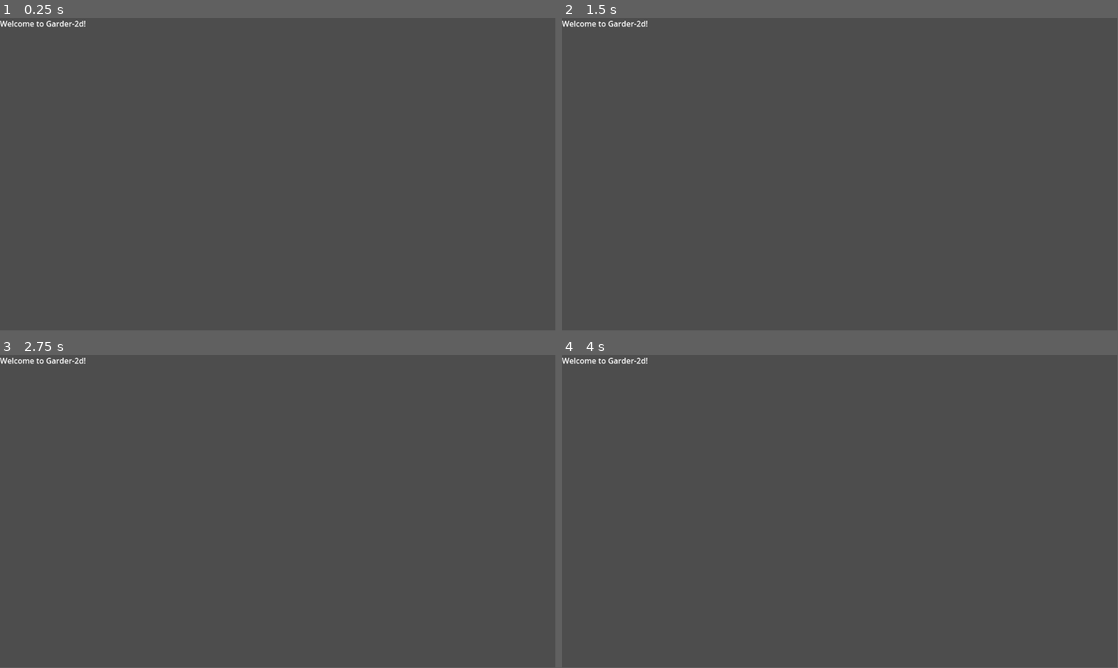
Above: before the commit, frames 1-4 (two rows, left to right).
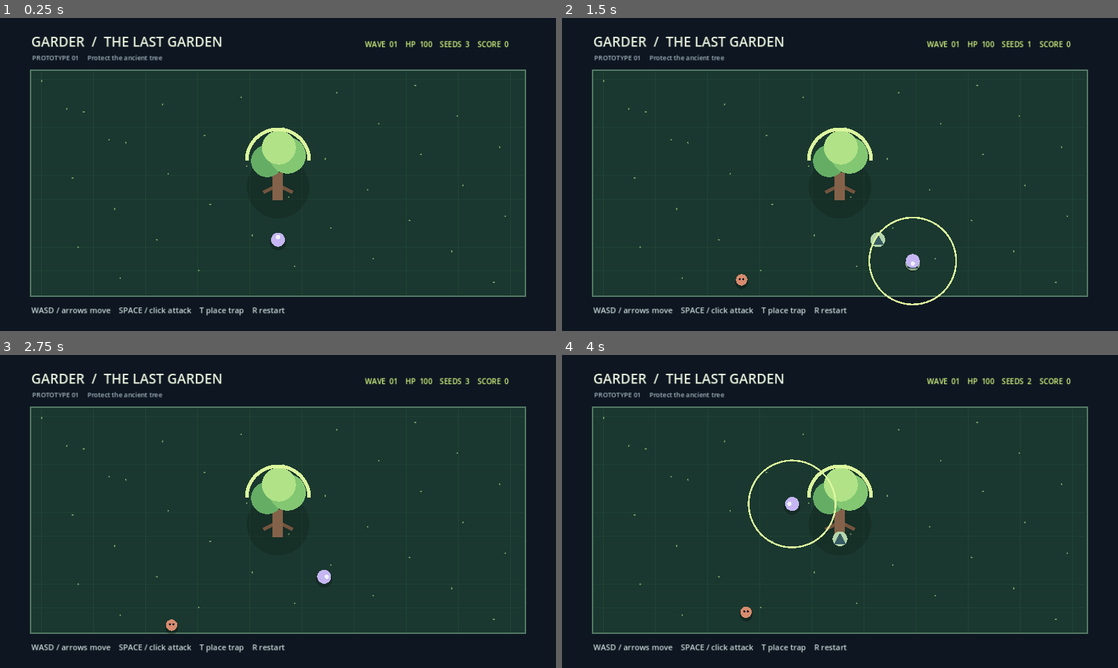
Above: after the commit, the same moments.

Repository: safal207/Garder-2d
Game: Godot game, scene res://scenes/Main.tscn
Same seed, same stepped clock (60 frames per second), same inputs: the game is played once before the commit and once after it.
Inputs (mouse positions are in pixels of both pictures, inside the frame that each line leads up to):
- Up to frame 1 (0.25 s): no input
- Up to frame 2 (1.5 s): tap Enter at 0.5 s; move the mouse to (962, 158) at 0.52 s; hold Right (ui_right) 0.53-1.28 s; tap R at 0.6 s; click (962, 158) at 0.67 s; tap Space at 0.77, 1.07 s; tap T at 0.8, 1.35 s; move the mouse to (728, 190) at 1.27 s; hold Down (ui_down) from 1.28 s (still down); click (728, 190) at 1.42 s
- Up to frame 3 (2.75 s): tap Space at 1.52, 1.55, 1.82, 2.1 s; move the mouse to (333, 442) at 2.02 s; release Down (ui_down) at 2.03 s; hold Right (ui_right) from 2.03 s (still down); click (333, 442) at 2.17 s; tap R at 2.3 s
- Up to frame 4 (4 s): move the mouse to (812, 574) at 2.77 s; release Right (ui_right) at 2.78 s; hold Up (ui_up) 2.78-3.53 s; tap R at 2.85 s; click (812, 574) at 2.92 s; tap Space at 3.02, 3.32, 3.77, 3.8 s; tap T at 3.05, 3.6 s; move the mouse to (1006, 558) at 3.52 s; hold Left (ui_left) from 3.53 s (still down); click (1006, 558) at 3.67 s
In our replay, the window is 799x449 before the commit and 800x450 after it. These sizes can differ from the game's own. Grey fills any space a smaller window leaves; there, only what the larger window draws over its background counts as a difference.

The runs differ from the first frame. In frame 1, 99% of the frame differs, in the area x 0-100%, y 0-100%; in frame 2, 99%; in frame 3, 99%; in frame 4, 99%.

Commit message:
Ship first playable Garder game with verified screenshot and smoke tests
* Add isolated deterministic wave, damage and collision rules

* Add Godot headless regression smoke for waves, collision and reset

* Implement playable garden defense: movement, spawning, attacks, traps and restart

* Replace placeholder label with playable Garden scene

* Set Godot 4.2 compatibility renderer and fixed 16:9 viewport

* Document real playable garden prototype, controls and honest current scope

* Separate implemented Garder vertical slice from future roadmap

* CI: verify playable Godot game and capture authentic PNG screenshot

* Capture real Godot Garder gameplay screenshot

---------

Co-authored-by: github-actions[bot] <41898282+github-actions[bot]@users.noreply.github.com>

Diff:
--- a/project.godot
+++ b/project.godot
@@ -1,12 +1,17 @@
-; Engine configuration file.
-; This file was hand-edited due to the Godot editor being unavailable in the environment.
-
+; Godot 4.2 playable prototype configuration.
 config_version=5
 
 [application]
-config/name="Garder-2d"
+config/name="Garder — The Last Garden"
 run/main_scene="res://scenes/Main.tscn"
-config/features=PackedStringArray("4.0")
+config/features=PackedStringArray("4.2", "GL Compatibility")
+
+[display]
+window/size/viewport_width=1280
+window/size/viewport_height=720
+window/stretch/mode="canvas_items"
 
 [rendering]
-renderer/rendering_method="forward_plus"
+renderer/rendering_method="gl_compatibility"
+renderer/rendering_method.mobile="gl_compatibility"
+textures/default_filters/use_nearest_mipmap_filter=false
--- a/scenes/Main.tscn
+++ b/scenes/Main.tscn
@@ -1,9 +1,6 @@
 [gd_scene load_steps=2 format=3]
 
-[ext_resource type="Script" path="res://scripts/Main.gd" id="1_jv53d"]
+[ext_resource type="Script" path="res://scripts/Main.gd" id="1_game"]
 
 [node name="Main" type="Node2D"]
-script = ExtResource("1_jv53d")
-
-[node name="Label" type="Label" parent="."]
-text = "Welcome to Garder-2d!"
+script = ExtResource("1_game")
--- /dev/null
+++ b/scripts/GardenRules.gd
@@ -0,0 +1,22 @@
+extends RefCounted
+## Deterministic game rules, intentionally independent of graphics and input.
+
+const ARENA := Rect2(70.0, 120.0, 1140.0, 520.0)
+
+static func wave_enemy_count(wave: int) -> int:
+    return mini(22, maxi(1, wave) * 2 + 2)
+
+
+static func clamp_player(position: Vector2) -> Vector2:
+    return Vector2(
+        clampf(position.x, ARENA.position.x + 18.0, ARENA.end.x - 18.0),
+        clampf(position.y, ARENA.position.y + 18.0, ARENA.end.y - 18.0)
+    )
+
+
+static func damage(current_health: int, amount: int) -> int:
+    return maxi(0, current_health - maxi(0, amount))
+
+
+static func can_attack(player_position: Vector2, enemy_position: Vector2) -> bool:
+    return player_position.distance_to(enemy_position) <= 100.0
--- a/scripts/Main.gd
+++ b/scripts/Main.gd
@@ -1,6 +1,243 @@
 extends Node2D
-
-## Simple entry script for the starting scene.
+## Garder-2d: first playable solo vertical slice.
+## Everything drawn in code: no third-party art, music or cloud services.
+
+const Rules = preload("res://scripts/GardenRules.gd")
+const CENTER := Vector2(640.0, 367.0)
+const PLAYER_SPEED := 245.0
+const FONT_SIZE := 17
+
+var rng := RandomNumberGenerator.new()
+var player_position := Vector2(640.0, 510.0)
+var tree_health := 100
+var wave := 1
+var score := 0
+var seeds := 3
+var spawn_remaining := 0
+var spawn_timer := 0.0
+var next_wave_timer := 0.0
+var player_facing := Vector2.UP
+var enemies: Array[Dictionary] = []
+var traps: Array[Vector2] = []
+var game_over := false
+var attack_flash := 0.0
+var time_elapsed := 0.0
+var screenshot_path := ""
+
+
 func _ready() -> void:
-    # Placeholder for initialization logic.
-    pass
+    rng.seed = 2207
+    restart()
+    screenshot_path = OS.get_environment("GARDER_SCREENSHOT_PATH")
+    if not screenshot_path.is_empty():
+        call_deferred("_capture_screenshot")
+
+
+func restart() -> void:
+    rng.seed = 2207
+    player_position = Vector2(640.0, 510.0)
+    tree_health = 100
+    wave = 1
+    score = 0
+    seeds = 3
+    game_over = false
+    attack_flash = 0.0
+    time_elapsed = 0.0
+    enemies.clear()
+    traps.clear()
+    _start_wave()
+    queue_redraw()
+
+
+func _start_wave() -> void:
+    spawn_remaining = Rules.wave_enemy_count(wave)
+    spawn_timer = 0.35
+    next_wave_timer = 0.0
+
+
+func _physics_process(delta: float) -> void:
+    if game_over:
+        return
+
+    time_elapsed += delta
+    attack_flash = maxf(0.0, attack_flash - delta)
+    var move := Input.get_vector("ui_left", "ui_right", "ui_up", "ui_down")
+    if Input.is_key_pressed(KEY_A):
+        move.x -= 1.0
+    if Input.is_key_pressed(KEY_D):
+        move.x += 1.0
+    if Input.is_key_pressed(KEY_W):
+        move.y -= 1.0
+    if Input.is_key_pressed(KEY_S):
+        move.y += 1.0
+    if move.length_squared() > 0.0:
+        move = move.normalized()
+        player_facing = move
+        player_position = Rules.clamp_player(player_position + move * PLAYER_SPEED * delta)
+
+    if spawn_remaining > 0:
+        spawn_timer -= delta
+        if spawn_timer <= 0.0:
+            _spawn_enemy()
+            spawn_remaining -= 1
+            spawn_timer = 1.25
+
+    for i in range(enemies.size() - 1, -1, -1):
+        var enemy: Dictionary = enemies[i]
+        var position: Vector2 = enemy["position"]
+        position = position.move_toward(CENTER, float(enemy["speed"]) * delta)
+        enemy["position"] = position
+
+        var hit_trap := false
+        for t in range(traps.size() - 1, -1, -1):
+            if position.distance_to(traps[t]) <= 22.0:
+                traps.remove_at(t)
+                hit_trap = true
+                score += 10
+                if score % 30 == 0:
+                    seeds += 1
+                break
+        if hit_trap:
+            enemies.remove_at(i)
+            continue
+        if position.distance_to(CENTER) < 45.0:
+            tree_health = Rules.damage(tree_health, 9)
+            enemies.remove_at(i)
+            if tree_health <= 0:
+                game_over = true
+
+    if not game_over and enemies.is_empty() and spawn_remaining == 0:
+        if next_wave_timer <= 0.0:
+            next_wave_timer = 2.4
+        else:
+            next_wave_timer -= delta
+            if next_wave_timer <= 0.0:
+                wave += 1
+                seeds += 1
+                _start_wave()
+    queue_redraw()
+
+
+func _spawn_enemy() -> void:
+    var edge := rng.randi_range(0, 3)
+    var pos := CENTER
+    match edge:
+        0:
+            pos = Vector2(Rules.ARENA.position.x + 15.0, rng.randf_range(145.0, 610.0))
+        1:
+            pos = Vector2(Rules.ARENA.end.x - 15.0, rng.randf_range(145.0, 610.0))
+        2:
+            pos = Vector2(rng.randf_range(95.0, 1180.0), Rules.ARENA.position.y + 15.0)
+        _:
+            pos = Vector2(rng.randf_range(95.0, 1180.0), Rules.ARENA.end.y - 15.0)
+    enemies.append({"position": pos, "speed": 54.0 + minf(60.0, wave * 5.0)})
+
+
+func attack() -> void:
+    if game_over:
+        return
+    attack_flash = 0.2
+    for i in range(enemies.size() - 1, -1, -1):
+        var position: Vector2 = enemies[i]["position"]
+        if Rules.can_attack(player_position, position):
+            enemies.remove_at(i)
+            score += 10
+            if score % 30 == 0:
+                seeds += 1
+    queue_redraw()
+
+
+func place_trap() -> void:
+    if game_over or seeds <= 0:
+        return
+    if player_position.distance_to(CENTER) < 58.0:
+        return
+    var p := Rules.clamp_player(player_position + player_facing * 38.0)
+    for other in traps:
+        if p.distance_to(other) < 30.0:
+            return
+    traps.append(p)
+    seeds -= 1
+    queue_redraw()
+
+
+func _unhandled_input(event: InputEvent) -> void:
+    if event is InputEventKey:
+        var key: InputEventKey = event
+        if key.pressed and not key.echo:
+            if key.keycode == KEY_R:
+                restart()
+            elif key.keycode == KEY_SPACE:
+                attack()
+            elif key.keycode == KEY_T:
+                place_trap()
+    elif event is InputEventMouseButton:
+        var click: InputEventMouseButton = event
+        if click.pressed and click.button_index == MOUSE_BUTTON_LEFT:
+            attack()
+
+
+func _draw() -> void:
+    draw_rect(Rect2(Vector2.ZERO, Vector2(1280.0, 720.0)), Color("#0e1721"))
+    draw_rect(Rules.ARENA, Color("#1a382f"), true)
+    draw_rect(Rules.ARENA, Color("#547a65"), false, 3.0)
+
+    # Mowed rows and small seed-like details make the field legible without assets.
+    for x in range(95, 1200, 60):
+        draw_line(Vector2(float(x), 123.0), Vector2(float(x), 638.0), Color(0.20, 0.39, 0.30, 0.29), 1.0)
+    for y in range(142, 640, 55):
+        draw_line(Vector2(74.0, float(y)), Vector2(1205.0, float(y)), Color(0.19, 0.38, 0.28, 0.25), 1.0)
+    for i in range(36):
+        var pos := Vector2(96.0 + float((i * 97) % 1080), 145.0 + float((i * 71) % 470))
+        draw_circle(pos, 2.0, Color("#6b9363"))
+
+    # Heart of the garden: tree, exposed roots and visible health ring.
+    draw_circle(CENTER + Vector2(0, 22), 72.0, Color(0, 0, 0, 0.16))
+    for direction in [Vector2(-1.0, 1.0), Vector2(1.0, 1.0)]:
+        draw_line(CENTER + Vector2(0, 18), CENTER + direction * 34.0, Color("#74543f"), 8.0)
+    draw_rect(Rect2(CENTER + Vector2(-12, -12), Vector2(24, 65)), Color("#846249"))
+    draw_circle(CENTER + Vector2(-25, -38), 37.0, Color("#65ad65"))
+    draw_circle(CENTER + Vector2(22, -51), 42.0, Color("#83c773"))
+    draw_circle(CENTER + Vector2(2, -69), 39.0, Color("#b1e287"))
+    draw_arc(CENTER + Vector2(0, -39), 72.0, PI, TAU, 48, Color("#4a6865"), 8.0)
+    draw_arc(CENTER + Vector2(0, -39), 72.0, PI, PI + PI * float(tree_health) / 100.0, 48, Color("#dcf69e"), 8.0)
+
+    # Traps, enemies and player — all rendered as native vector geometry.
+    for trap_pos in traps:
+        draw_circle(trap_pos, 17.0, Color("#b5d5ac"))
+        draw_colored_polygon(PackedVector2Array([
+            trap_pos + Vector2(0, -14), trap_pos + Vector2(14, 12),
+            trap_pos + Vector2(-14, 12)]), Color("#385c63"))
+    for enemy in enemies:
+        var p: Vector2 = enemy["position"]
+        draw_circle(p + Vector2(0, 6), 15.0, Color(0, 0, 0, 0.28))
+        draw_circle(p, 13.0, Color("#d78b6e"))
+        draw_circle(p + Vector2(-4, -2), 2.5, Color("#201d2a"))
+        draw_circle(p + Vector2(4, -2), 2.5, Color("#201d2a"))
+    draw_circle(player_position + Vector2(0, 6), 19.0, Color(0, 0, 0, 0.24))
+    draw_circle(player_position, 16.0, Color("#c5b6f3"))
+    draw_circle(player_position + player_facing * 6.0, 5.0, Color("#f0f2fa"))
+    if attack_flash > 0.0:
+        draw_arc(player_position, 100.0, 0.0, TAU, 56, Color("#dcf69e"), 4.0)
+
+    var font: Font = ThemeDB.fallback_font
+    draw_string(font, Vector2(72, 66), "GARDER  /  THE LAST GARDEN", HORIZONTAL_ALIGNMENT_LEFT, -1, 31, Color("#e8f1dc"))
+    draw_string(font, Vector2(74, 97), "PROTOTYPE 01     Protect the ancient tree", HORIZONTAL_ALIGNMENT_LEFT, -1, 15, Color("#a6b6c2"))
+    draw_string(font, Vector2(840, 67), "WAVE  %02d    HP  %03d    SEEDS  %d    SCORE  %d" % [wave, tree_health, seeds, score], HORIZONTAL_ALIGNMENT_LEFT, -1, FONT_SIZE, Color("#d7fa82"))
+    draw_string(font, Vector2(72, 679), "WASD / arrows move    SPACE / click attack    T place trap    R restart", HORIZONTAL_ALIGNMENT_LEFT, -1, 18, Color("#c9d8d7"))
+    if game_over:
+        draw_rect(Rect2(362, 275, 556, 136), Color(0.06, 0.10, 0.14, 0.93))
+        draw_string(font, Vector2(446, 336), "THE GARDEN FELL", HORIZONTAL_ALIGNMENT_LEFT, -1, 34, Color("#f6c1a6"))
+        draw_string(font, Vector2(459, 377), "Press R to try again", HORIZONTAL_ALIGNMENT_LEFT, -1, 19, Color("#d7fa82"))
+
+
+func _capture_screenshot() -> void:
+    await get_tree().create_timer(1.3).timeout
+    var image: Image = get_viewport().get_texture().get_image()
+    var result: Error = image.save_png(screenshot_path)
+    if result != OK:
+        push_error("Unable to save gameplay screenshot to " + screenshot_path)
+        get_tree().quit(1)
+    else:
+        print("GARDER_SCREENSHOT_SAVED=" + screenshot_path)
+        get_tree().quit(0)
--- /dev/null
+++ b/tests/smoke.gd
@@ -0,0 +1,51 @@
+extends SceneTree
+## Use: godot --headless --path . --script res://tests/smoke.gd
+
+const Rules = preload("res://scripts/GardenRules.gd")
+const MainScene = preload("res://scenes/Main.tscn")
+
+func _initialize() -> void:
+    call_deferred("_run")
+
+
+func _run() -> void:
+    var failures: Array[String] = []
+
+    if Rules.wave_enemy_count(1) != 4:
+        failures.append("first wave count")
+    if Rules.wave_enemy_count(20) != 22:
+        failures.append("wave cap")
+    if Rules.damage(20, 7) != 13 or Rules.damage(5, 8) != 0:
+        failures.append("health clamping")
+    if Rules.damage(20, -100) != 20:
+        failures.append("no negative damage healing")
+    if not Rules.can_attack(Vector2.ZERO, Vector2(50, 20)):
+        failures.append("hit inside radius")
+    if Rules.can_attack(Vector2.ZERO, Vector2(110, 0)):
+        failures.append("hit outside radius")
+    if Rules.clamp_player(Vector2(-100, -200)).x < 80:
+        failures.append("arena position clamp")
+
+    var game: Node2D = MainScene.instantiate()
+    root.add_child(game)
+    await process_frame
+
+    if game.get("wave") != 1 or game.get("tree_health") != 100:
+        failures.append("initial game state")
+    if game.get("spawn_remaining") != 4:
+        failures.append("initial enemy schedule")
+
+    game.call("place_trap")
+    if game.get("seeds") != 2:
+        failures.append("trap costs one seed")
+    game.call("restart")
+    if game.get("seeds") != 3 or game.get("tree_health") != 100:
+        failures.append("restart restores resources")
+
+    game.queue_free()
+    if failures.is_empty():
+        print("GARDER GAME SMOKE PASS: rules, trap and reset")
+        quit(0)
+    else:
+        push_error("GARDER GAME SMOKE FAIL: " + ", ".join(failures))
+        quit(1)
Binary file added: docs/screenshots/garder-demo.png
Not shown, added: .github/workflows/game-ci.yml
Not shown, changed: README.md
Not shown, changed: docs/TASKS.md
